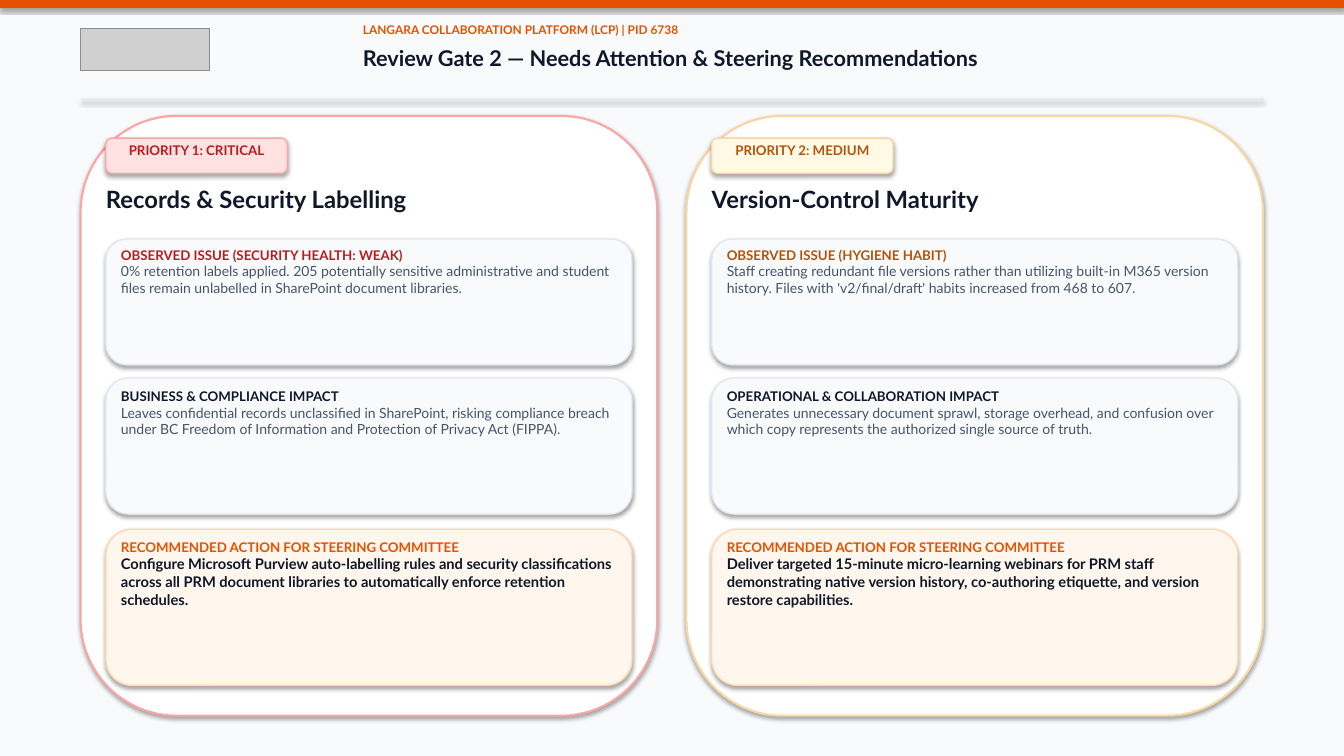
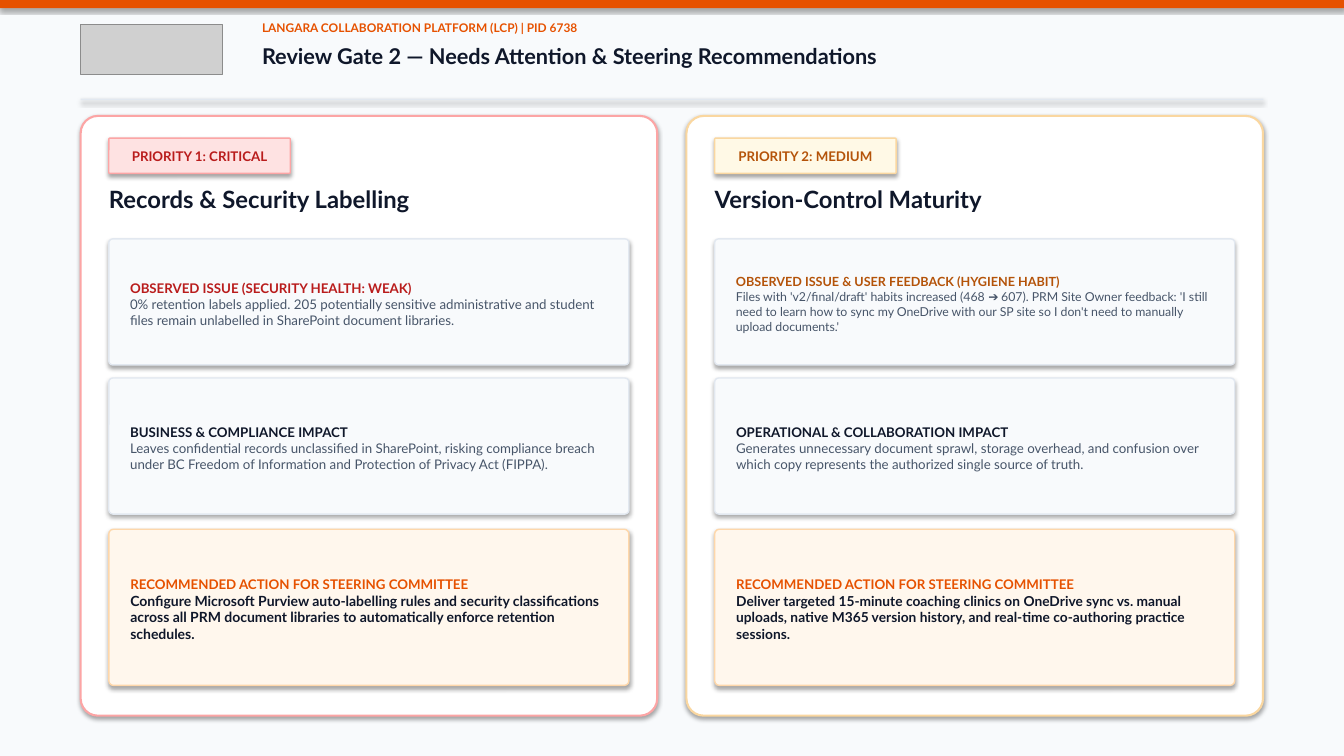
Before and after one commit to D2D99/talent-by-design, a slide deck: slide 5 of public/Langara_PRM_Executive_Scorecard.pptx. Drawn at 1344x756 pixels with LibreOffice and Linux fonts; fonts in the diff are those of the drawing; grey boxes stand for pictures. Boxes give left, top, right and bottom in pixels: in the first picture for what was removed or moved away, otherwise in the second. Text is boxed around its words. In the diff, an @@ line names an element or a change of style, - is before the commit and + after.

```diff
--- a/public/Langara_PRM_Executive_Scorecard.pptx
+++ b/public/Langara_PRM_Executive_Scorecard.pptx
@@ picture resized from (x1=81, y1=28, x2=210, y2=71) to (x1=81, y1=24, x2=223, y2=75) @@
@@ text "LANGARA COLLABORATION PLATFORM (LCP) | ..." moved from (x1=363, y1=25, x2=679, y2=36) to (x1=262, y1=23, x2=578, y2=34) @@
@@ text "Review Gate 2 — Needs ..." moved from (x1=363, y1=50, x2=978, y2=70) to (x1=262, y1=48, x2=877, y2=68) @@
@@ text removed at (x1=129, y1=145, x2=264, y2=155) @@
-PRIORITY 1: CRITICAL
@@ rounded rectangle removed at (x1=712, y1=138, x2=893, y2=173) @@
@@ rounded rectangle "PRIORITY 2: MEDIUM" resized from (x1=735, y1=145, x2=870, y2=155) to (x1=715, y1=138, x2=896, y2=173) @@
@@ rounded rectangle "PRIORITY 2: MEDIUM" at (x1=715, y1=138, x2=896, y2=173): vertical alignment top to middle; fill none to #FFF9E6; outline none to #FAD7A0 1 pt; shadow on @@
@@ text in rounded rectangle at (x1=132, y1=151, x2=267, y2=161): text added @@
+PRIORITY 1: CRITICAL
@@ rounded rectangle removed at (x1=106, y1=239, x2=632, y2=365) @@
@@ rounded rectangle "OBSERVED ISSUE (SECURITY HEALTH: WEAK)" resized from (x1=121, y1=249, x2=610, y2=293) to (x1=109, y1=239, x2=629, y2=365) @@
@@ text removed at (x1=727, y1=250, x2=1209, y2=296) @@
-OBSERVED ISSUE (HYGIENE HABIT)
-Staff creating redundant file versions rather than utilizing built-in M365 version history. Files with 'v2/final/draft' habits increased from 468 to 607.
@@ text in rounded rectangle at (x1=130, y1=299, x2=594, y2=325): size 10 to 9.5 pt in "0% retention labels applied. 205 potentially sensitive ..." @@
@@ text in rounded rectangle at (x1=736, y1=276, x2=1208, y2=333): text added @@
+OBSERVED ISSUE & USER FEEDBACK (HYGIENE HABIT)
+Files with 'v2/final/draft' habits increased (468 ➔ 607). PRM Site Owner feedback: 'I still need to learn how to sync my OneDrive with our SP site so I don't need to manually upload documents.'
@@ rounded rectangle removed at (x1=106, y1=378, x2=632, y2=514) @@
@@ rounded rectangle "BUSINESS & COMPLIANCE IMPACT" resized from (x1=121, y1=391, x2=609, y2=437) to (x1=109, y1=378, x2=629, y2=514) @@
@@ rounded rectangle removed at (x1=712, y1=378, x2=1238, y2=514) @@
@@ vertical alignment top to middle; fill none to #F8FAFC; outline none to #E2E8F0 1 pt; shadow on in 3 elements at (x1=109, y1=239, x2=629, y2=365), (x1=109, y1=378, x2=629, y2=514), (x1=715, y1=378, x2=1235, y2=514) @@
@@ rounded rectangle "OPERATIONAL & COLLABORATION IMPACT" resized from (x1=727, y1=391, x2=1213, y2=437) to (x1=715, y1=378, x2=1235, y2=514) @@
@@ text in rounded rectangle at (x1=130, y1=443, x2=594, y2=472): size 10 to 9.5 pt in "Leaves confidential records unclassified in SharePoint, risk ..." @@
@@ text in rounded rectangle at (x1=736, y1=443, x2=1199, y2=472): size 10 to 9.5 pt in "Generates unnecessary document sprawl, storage overhead, and ..." @@
@@ rounded rectangle removed at (x1=106, y1=529, x2=632, y2=686) @@
@@ rounded rectangle "RECOMMENDED ACTION FOR STEERING COMMITTEE" resized from (x1=121, y1=542, x2=611, y2=605) to (x1=109, y1=529, x2=629, y2=686) @@
@@ rounded rectangle "RECOMMENDED ACTION FOR STEERING COMMITTEE" at (x1=109, y1=529, x2=629, y2=686): vertical alignment top to middle; fill none to #FFF7ED; outline none to #FED7AA 1 pt; shadow on @@
@@ proportions changed in 5 elements at (x1=81, y1=116, x2=657, y2=716), (x1=109, y1=138, x2=290, y2=173), (x1=687, y1=116, x2=1263, y2=716), (x1=715, y1=239, x2=1235, y2=365), (x1=715, y1=529, x2=1235, y2=686) @@
@@ text removed at (x1=727, y1=542, x2=1199, y2=608) @@
-RECOMMENDED ACTION FOR STEERING COMMITTEE
-Deliver targeted 15-minute micro-learning webinars for PRM staff demonstrating native version history, co-authoring etiquette, and version restore capabilities.
@@ text in rounded rectangle at (x1=130, y1=595, x2=599, y2=639): size 10.5 to 10 pt in "Configure Microsoft Purview auto-labelling rules and securit ..." @@
@@ text in rounded rectangle at (x1=736, y1=579, x2=1185, y2=639): text added @@
+RECOMMENDED ACTION FOR STEERING COMMITTEE
+Deliver targeted 15-minute coaching clinics on OneDrive sync vs. manual uploads, native M365 version history, and real-time co-authoring practice sessions.
```
Also in this commit, not shown: 5 other slides changed, 5 other files.
